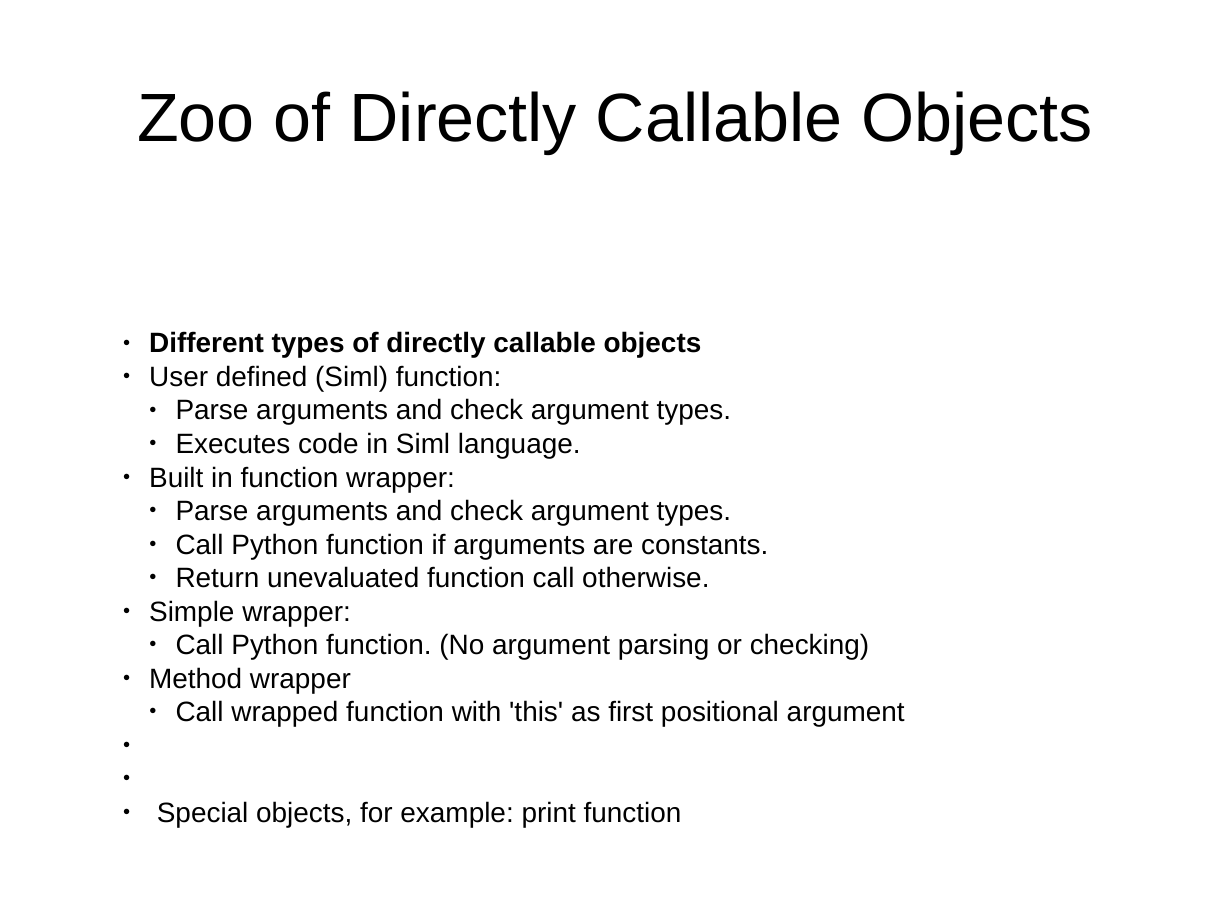
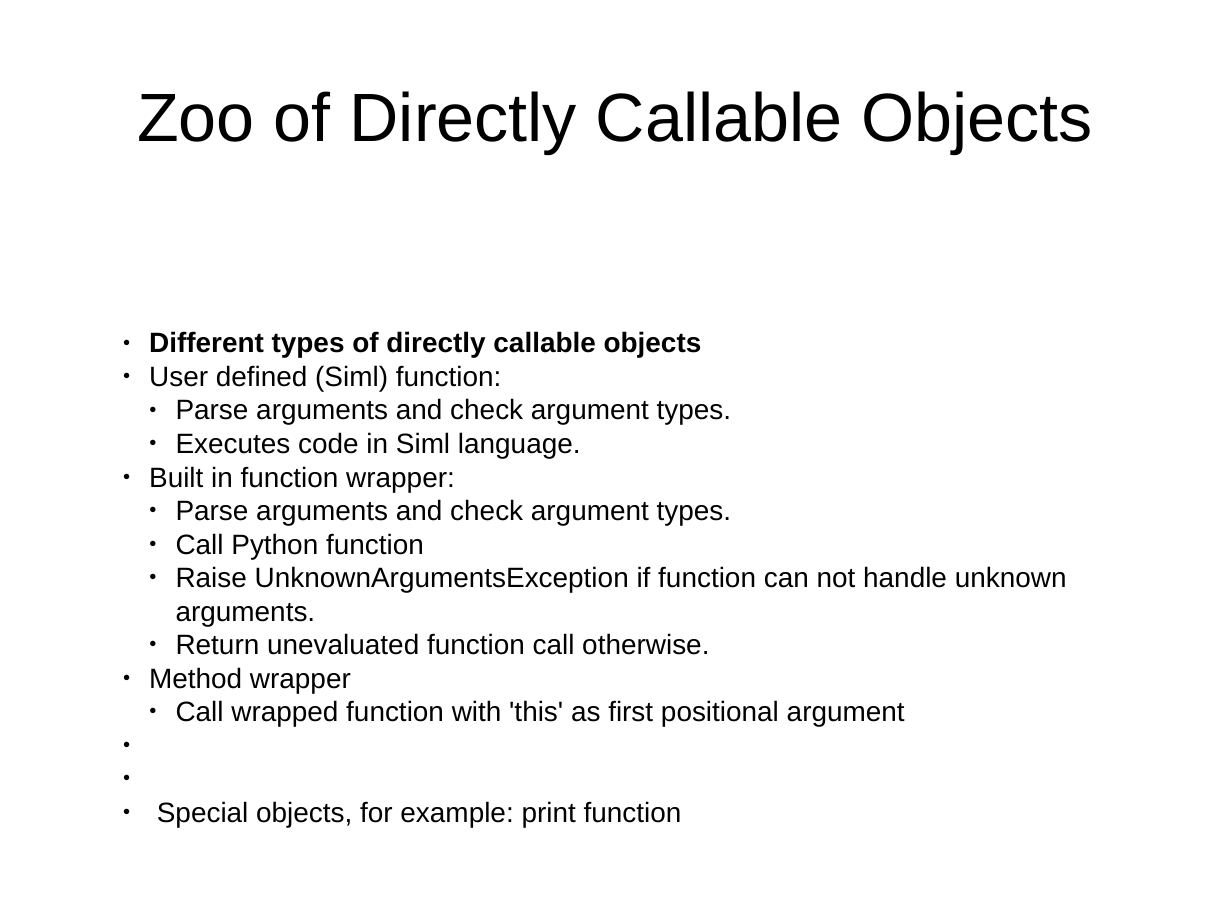
Before and after one commit to eike-welk/freeode, a slide deck: slide 13 of freeode_py/SIML Compiler Outline.odp. Drawn at 1232x924 pixels with LibreOffice and Linux fonts; fonts in the diff are those of the drawing. Boxes give left, top, right and bottom in pixels: in the first picture for what was removed or moved away, otherwise in the second. Text is boxed around its words. In the diff, an @@ line names an element or a change of style, - is before the commit and + after.

```diff
--- a/freeode_py/SIML Compiler Outline.odp
+++ b/freeode_py/SIML Compiler Outline.odp
@@ text at box(176, 533, 1067, 626): text changed @@
-  ● Call Python function if arguments are constants.
+  ● Call Python function
+  ● Raise UnknownArgumentsException if function can not handle unknown arguments.
@@ text at box(149, 600, 869, 659): paragraphs removed @@
-● Simple wrapper:
-  ● Call Python function. (No argument parsing or checking)
```
Also in this commit, not shown: 5 other slides changed, 3 slides added, 2 slides removed, 1 other file.
